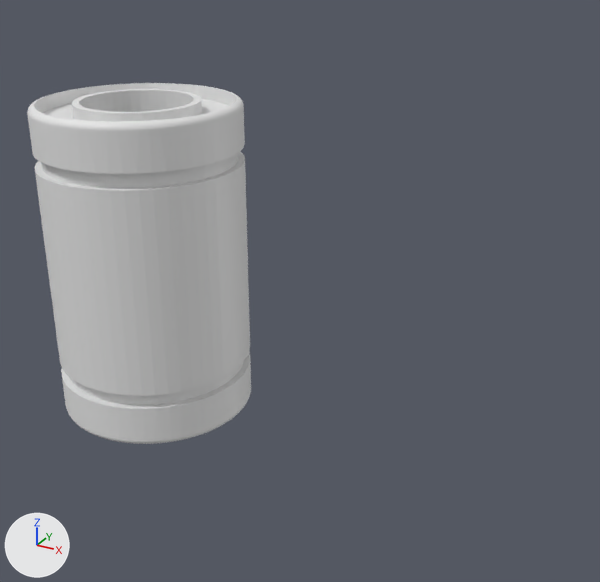
One commit to the Blender file lib/lm8uu.blend: the scene before it, then after it.
Before and after are seen from a 50 mm lens placed at (38.7, -46.5, 35.3), pointed at (13.1, 0.0, 12.1). Lighting does not change. The marker at lower left points along +X, +Y and +Z. Mesh edges are drawn as thin lines on the coarser meshes.

Names of what the first picture shows: 'Lm8uu Bearing'.
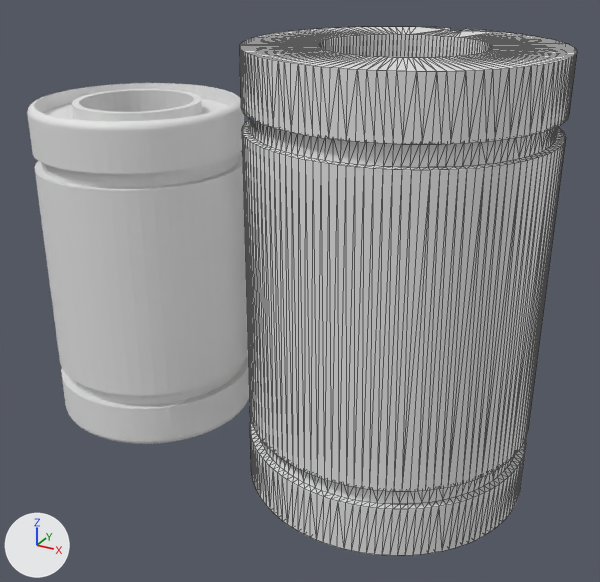
What differs and where, as boxes (x1, y1, x2, y2) in the pictures (600 x 582 px):
```json
{"object": "LM10UU Bearing", "change": "added", "after": [240, 27, 577, 556]}
```

Scene script edits in JSON lines:
```json
{"op": "add", "block": "me_unnamed_lm10_uu", "code": ["me_unnamed_lm10_uu = bpy.data.meshes.new('Unnamed-LM10-UU')", "me_unnamed_lm10_uu.from_pydata(...)  # 1510 vertices, 3020 faces; spans x -9.5..9.5, y -9.5..9.5, z 0.0..29.0"]}
{"op": "add", "block": "ob_lm10uu_bearing", "code": ["ob_lm10uu_bearing = bpy.data.objects.new('LM10UU Bearing', me_unnamed_lm10_uu)", "ob_lm10uu_bearing.location = (20.0, 0.0, 0.0)"]}
```
